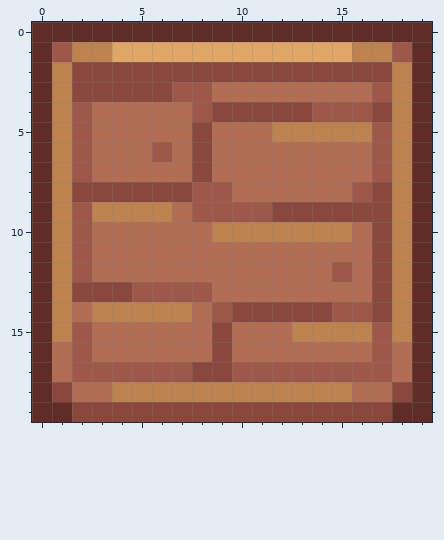
File history of a pixel-art sprite, Content/Textures/UI/t_Inventory.png. The picture above is the old version.
The file is 100x100 pixels, drawn in blocks of 5x5; one block is one cell here.
New version:
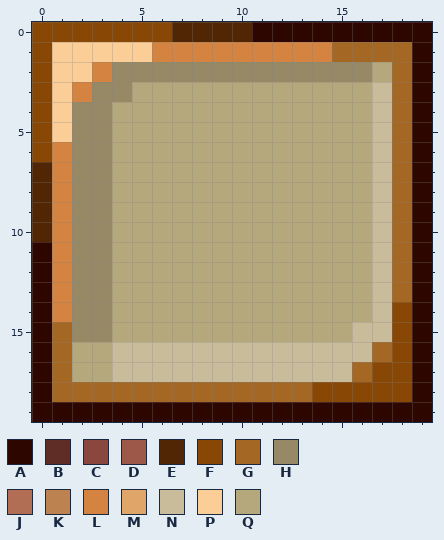
Palette (. is transparent): A #2e0600  B #5f2d26  C #89473d  D #9e584a  E #512604  F #884705  G #a46724  H #978966  J #b16e54  K #bc824f  L #d48341  M #e0a568  N #c9bc9a  P #fbce97  Q #b5a87c
What changed:
@@ x 0..19 @@
- 0 BBBBBBBBBBBBBBBBBBBB
- 1 BDKKMMMMMMMMMMMMKKDB
- 2 BKCCCCCCCCCCCCCCCCKB
- 3 BKCCCCCDDJJJJJJJJDKB
- 4 BKDJJJJJDCCCCCDDDCKB
- 5 BKDJJJJJCJJJKKKKKDKB
- 6 BKDJJJDJCJJJJJJJJDKB
- 7 BKDJJJJJCJJJJJJJJDKB
- 8 BKCCCCCCDDJJJJJJDCKB
- 9 BKDKKKKJDDDDCCCCCCKB
-10 BKDJJJJJJKKKKKKKJCKB
-11 BKDJJJJJJJJJJJJJJCKB
-12 BKDJJJJJJJJJJJJDJCKB
-13 BKCCCDDDDJJJJJJJJCKB
-14 BKJKKKKKJDCCCCCDDCKB
-15 BKDJJJJJJCJJJKKKKDKB
-16 BJDJJJJJJCJJJJJJJDJB
-17 BJDDDDDDCCDDDDDDDDJB
-18 BCJJKKKKKKKKKKKKJJCB
-19 BBCCCCCCCCCCCCCCCCBB
+ 0 FFFFFFFEEEEAAAAAAAAA
+ 1 FPPPPPLLLLLLLLLGGGGA
+ 2 FPPLHHHHHHHHHHHHHQGA
+ 3 FPLHHQQQQQQQQQQQQNGA
+ 4 FPHHQQQQQQQQQQQQQNGA
+ 5 FPHHQQQQQQQQQQQQQNGA
+ 6 FLHHQQQQQQQQQQQQQNGA
+ 7 ELHHQQQQQQQQQQQQQNGA
+ 8 ELHHQQQQQQQQQQQQQNGA
+ 9 ELHHQQQQQQQQQQQQQNGA
+10 ELHHQQQQQQQQQQQQQNGA
+11 ALHHQQQQQQQQQQQQQNGA
+12 ALHHQQQQQQQQQQQQQNGA
+13 ALHHQQQQQQQQQQQQQNGA
+14 ALHHQQQQQQQQQQQQQNFA
+15 AGHHQQQQQQQQQQQQNNFA
+16 AGQQNNNNNNNNNNNNNGFA
+17 AGQQNNNNNNNNNNNNGFFA
+18 AGGGGGGGGGGGGGFFFFFA
+19 AAAAAAAAAAAAAAAAAAAA
Pixel boxes of the changes (left, top, right, bottom) in both pictures:
changed: (32, 22, 432, 422)
